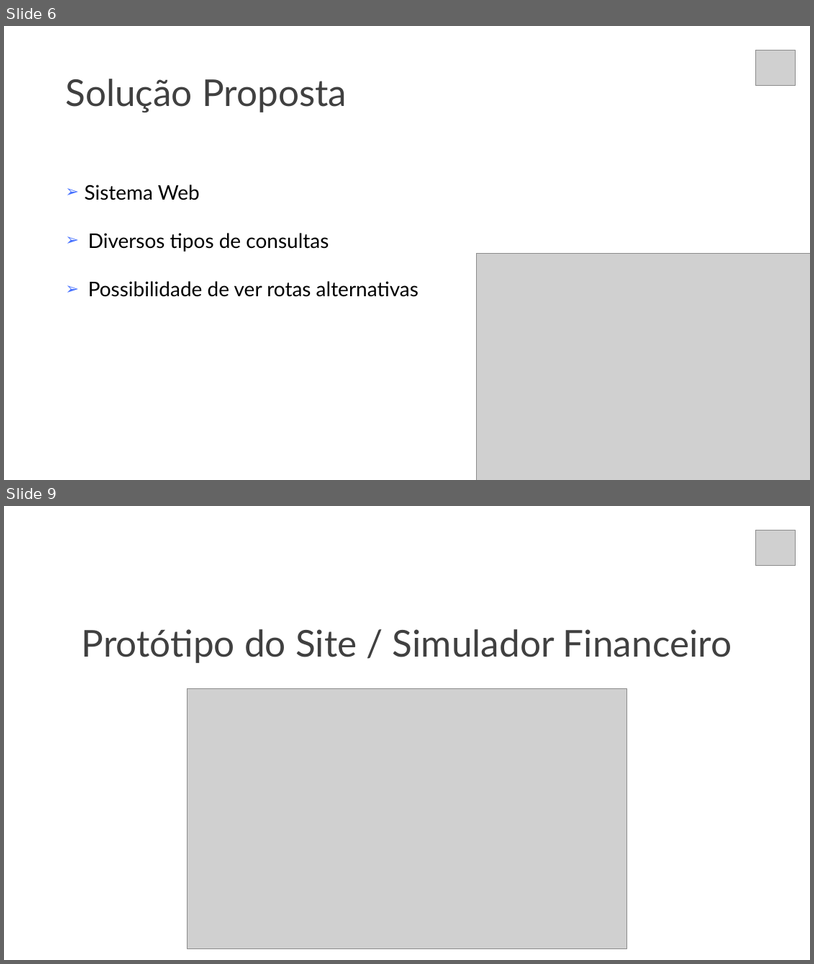
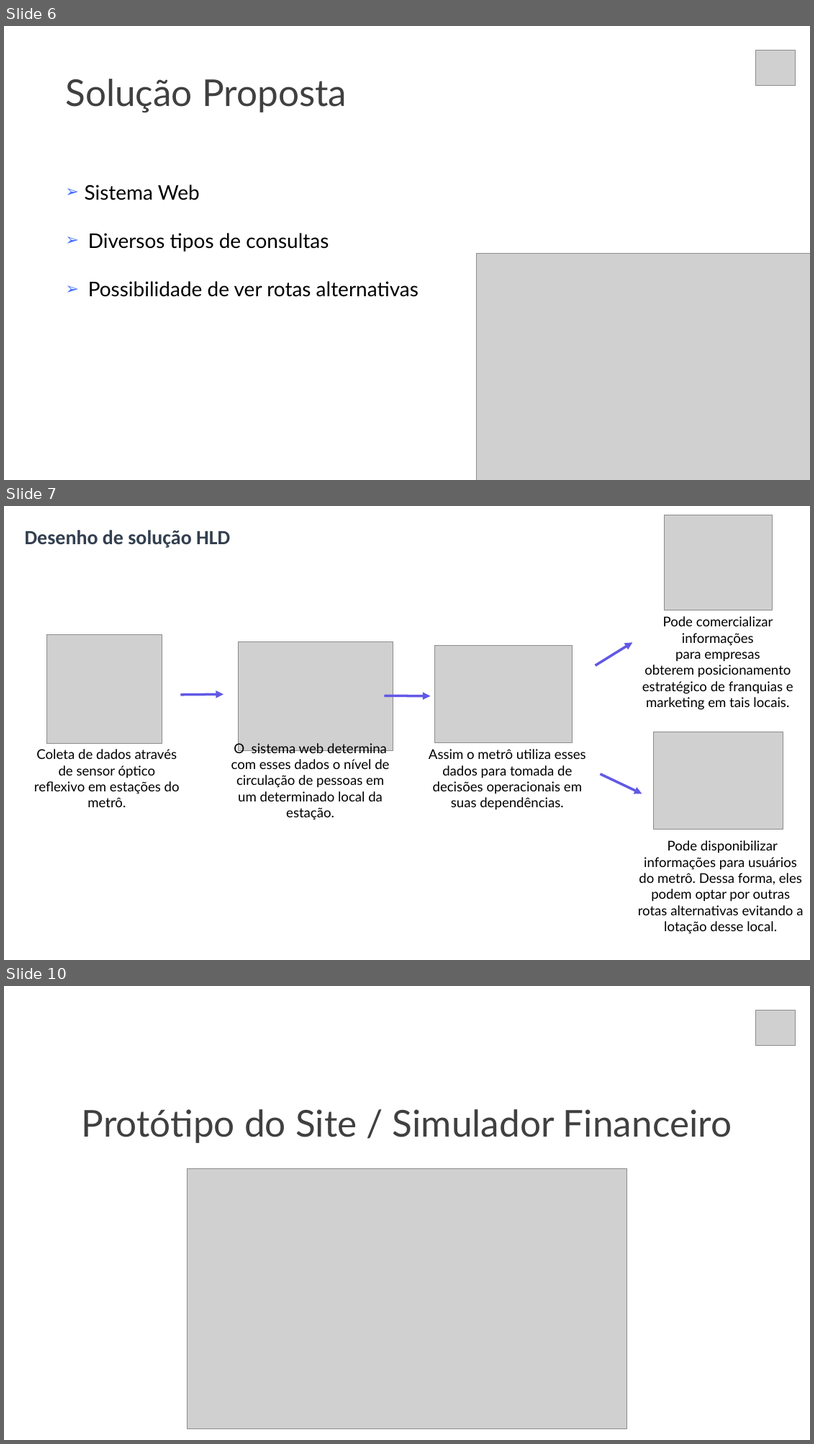
Before and after one commit to larissaSousa1998/segunda-sprint, a slide deck: Documentação/slide-synergy.pptx. Shown one above the other, each under a label of ours: slides 6 and 9 before the commit, slides 6, 7 and 10 after it; the slides between them are not shown. The pictures are 814x964 and 814x1444 pixels, drawn with LibreOffice and Linux fonts; fonts in the diff are those of the drawing; grey boxes stand for pictures. Boxes give left, top, right and bottom in pixels: in the first picture for what was removed or moved away, otherwise in the second. Text is boxed around its words. In the diff, an @@ line names an element or a change of style, - is before the commit and + after.

```diff
--- a/Documentação/slide-synergy.pptx
+++ b/Documentação/slide-synergy.pptx
@@ slide 7 added at [4, 506, 810, 960], background #FFFFFF @@
@@ picture added at [665, 515, 773, 610] @@
@@ text added at [25, 530, 230, 548], 24 pt, text #333F50, bold @@
+Desenho de solução HLD
@@ picture added at [47, 634, 162, 743] @@
@@ text added at [643, 616, 794, 710], 16 pt, text #000000 @@
+Pode comercializar informações para empresas obterem posicionamento estratégico de franquias e marketing em tais locais.
@@ picture added at [239, 642, 393, 750] @@
@@ picture added at [435, 645, 572, 743] @@
@@ arrow added from (596, 666) to (633, 642), #6159E6 3 pt @@
@@ arrow added from (180, 695) to (224, 694), #6159E6 3 pt @@
@@ arrow added from (384, 696) to (430, 696), #6159E6 3 pt @@
@@ text added at [232, 741, 389, 820], 16 pt, text #000000 @@
+O sistema web determina com esses dados o nível de circulação de pessoas em um determinado local da estação.
@@ picture added at [654, 731, 784, 829] @@
@@ text added at [34, 749, 180, 807], 16 pt, text #000000 @@
+Coleta de dados através de sensor óptico reflexivo em estações do metrô.
@@ text added at [429, 749, 586, 810], 16 pt, text #000000 @@
+Assim o metrô utiliza esses dados para tomada de decisões operacionais em suas dependências.
@@ arrow added from (600, 774) to (642, 793), #6159E6 3 pt @@
@@ text added at [638, 840, 803, 934], 16 pt, text #000000 @@
+Pode disponibilizar informações para usuários do metrô. Dessa forma, eles podem optar por outras rotas alternativas evitando a lotação desse local.
@@ what was slide 9 is now slide 10 @@
```
Also in this commit, not shown: 1 slide changed, 4 other slides added, 3 slides removed, 2 other files.
